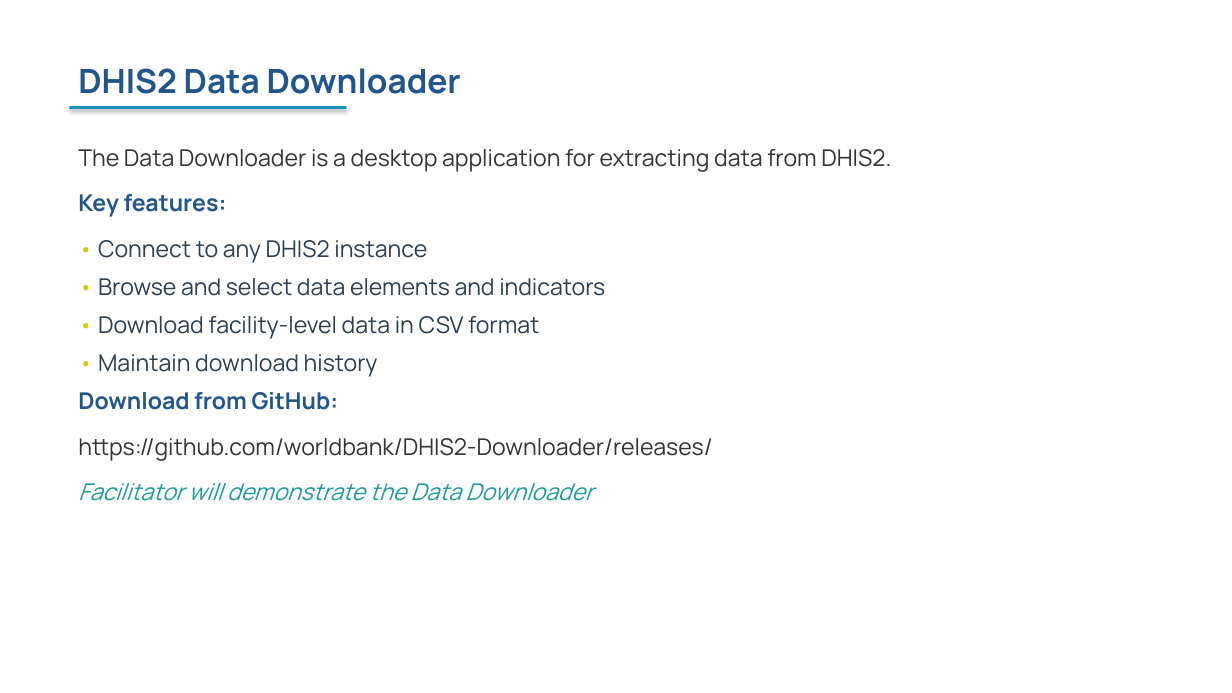
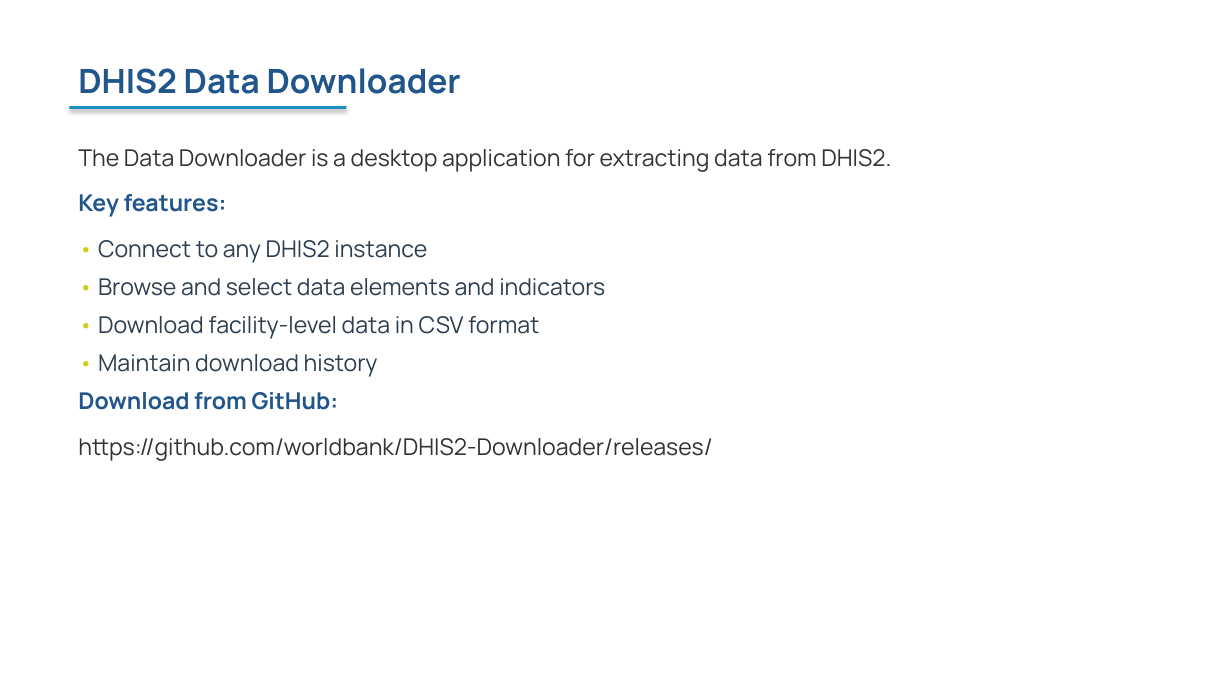
Before and after one commit to FASTR-Analytics/fastr-resource-hub, a slide deck: slide 21 of outputs/2026-zambia_deck.pptx. Drawn at 1232x693 pixels with LibreOffice and Linux fonts; fonts in the diff are those of the drawing. Boxes give left, top, right and bottom in pixels: in the first picture for what was removed or moved away, otherwise in the second. Text is boxed around its words. In the diff, an @@ line names an element or a change of style, - is before the commit and + after.

```diff
--- a/outputs/2026-zambia_deck.pptx
+++ b/outputs/2026-zambia_deck.pptx
@@ text at <box>78,483,594,501</box>: paragraph removed @@
-Facilitator will demonstrate the Data Downloader
```
Also in this commit, not shown: 34 other slides changed, 1 slide added, 1 slide removed, 38 other files.
